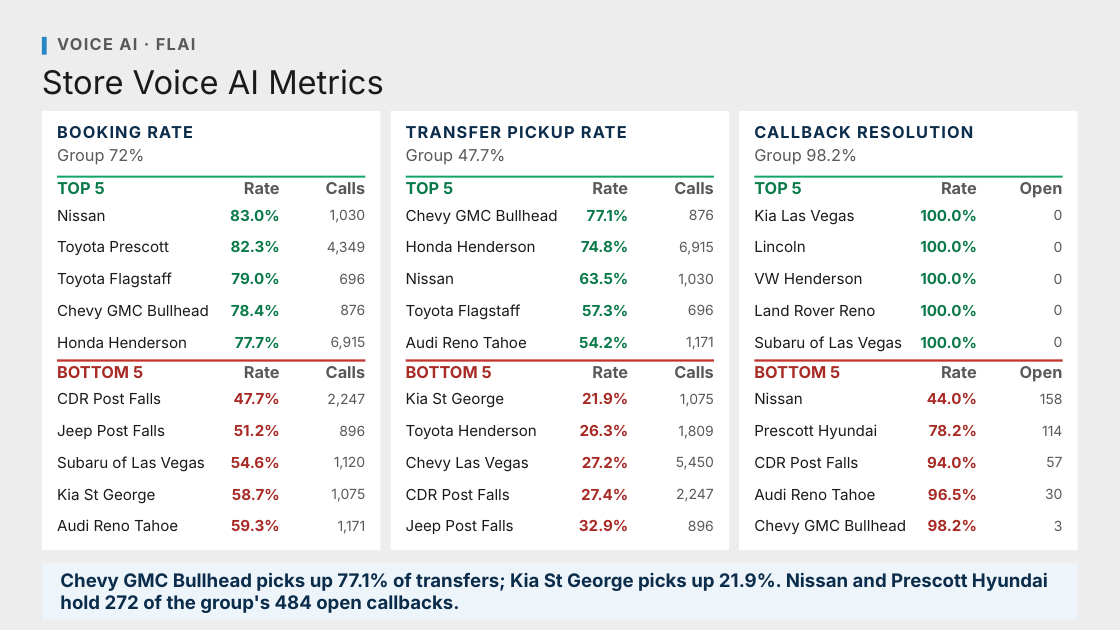
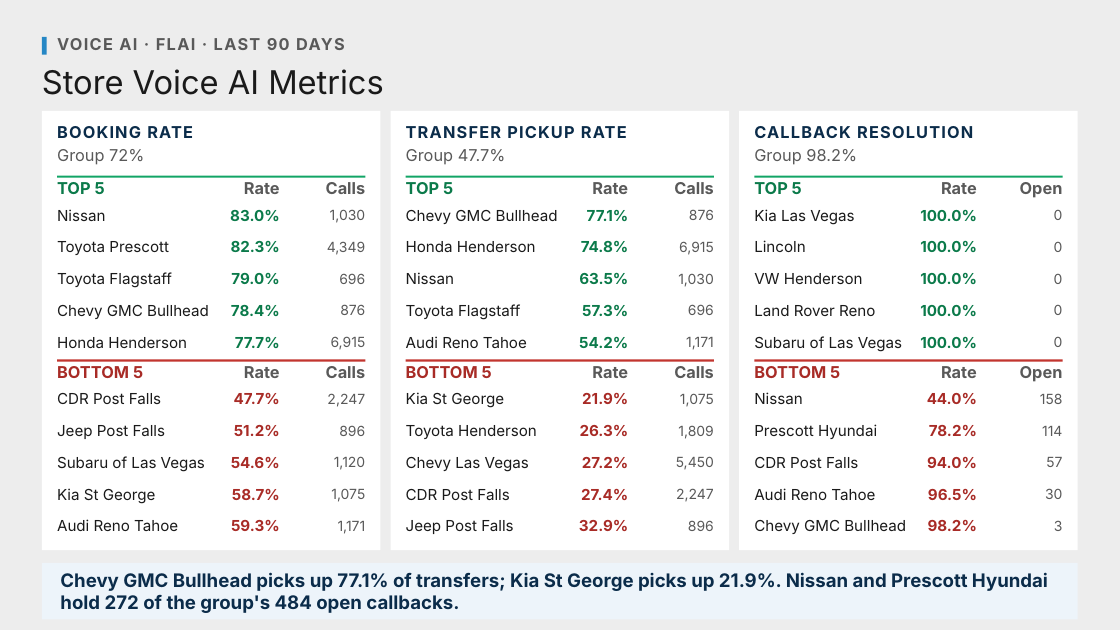
Before and after one commit to Ndresner/Noah, a slide deck: slide 2 of day2-deck/decks/Phone Handling - Preview.pptx. Drawn at 1120x630 pixels with LibreOffice and Linux fonts; fonts in the diff are those of the drawing. Boxes give left, top, right and bottom in pixels: in the first picture for what was removed or moved away, otherwise in the second. Text is boxed around its words. In the diff, an @@ line names an element or a change of style, - is before the commit and + after.

```diff
--- a/day2-deck/decks/Phone Handling - Preview.pptx
+++ b/day2-deck/decks/Phone Handling - Preview.pptx
@@ text at (x1=57, y1=38, x2=345, y2=50): text changed @@
-VOICE AI · FLAI
+VOICE AI · FLAI · LAST 90 DAYS
```
Also in this commit, not shown: 1 other slide changed, 1 other file.
